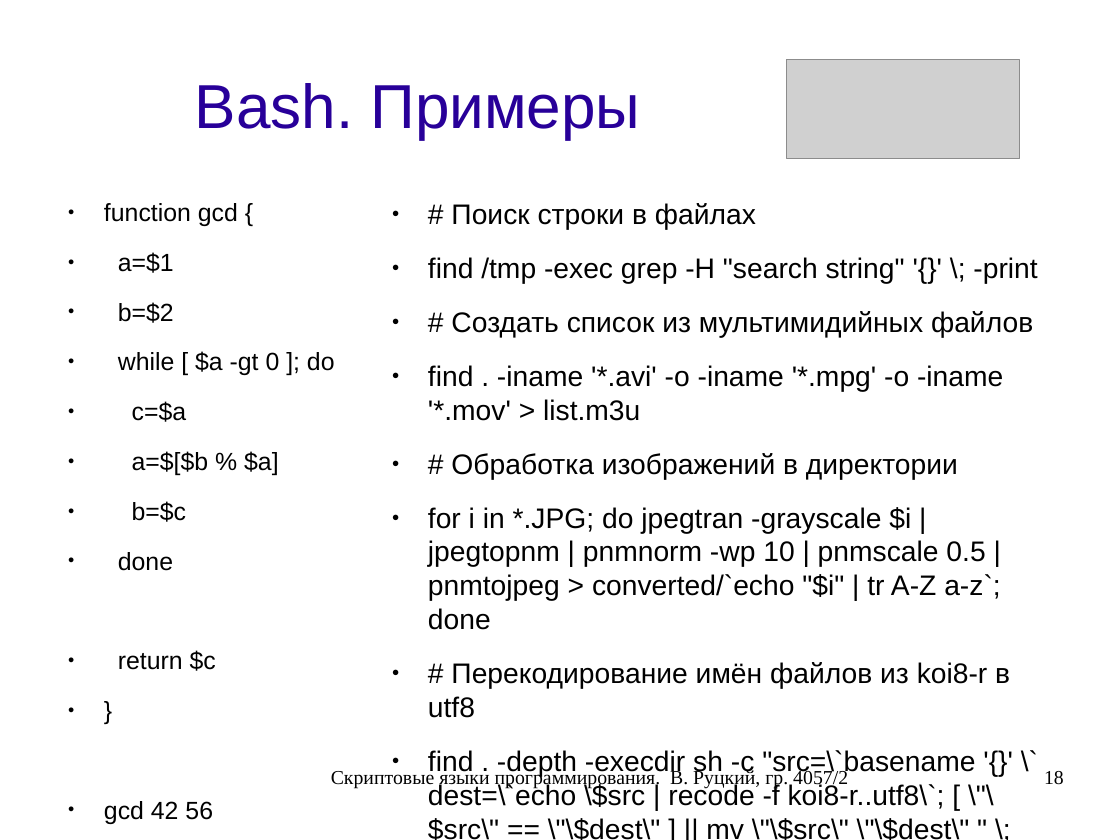
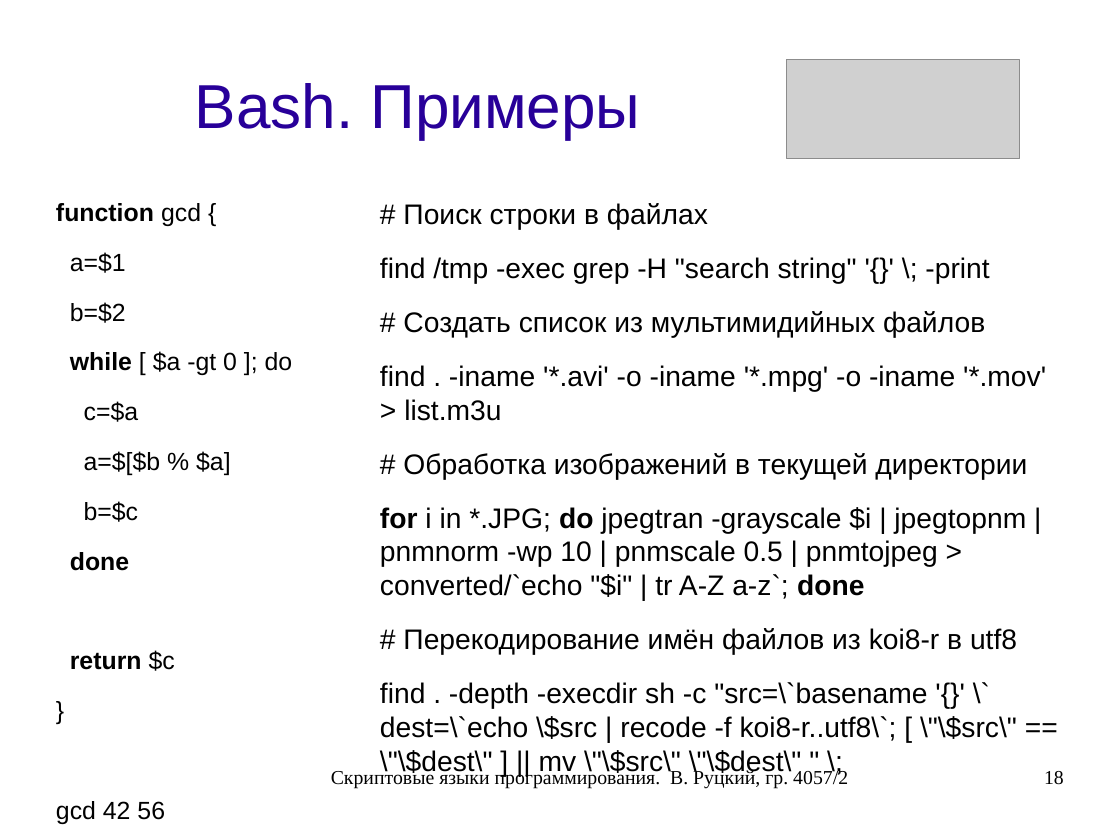
Before and after one commit to rutsky/semester07, a slide deck: slide 18 of Operation_systems/scripting_languages/40572_Rutsky_Scripting_languages.odp. Drawn at 1120x840 pixels with LibreOffice and Linux fonts; fonts in the diff are those of the drawing; grey boxes stand for pictures. Boxes give left, top, right and bottom in pixels: in the first picture for what was removed or moved away, otherwise in the second. Text is boxed around its words. In the diff, an @@ line names an element or a change of style, - is before the commit and + after.

```diff
--- a/Operation_systems/scripting_languages/40572_Rutsky_Scripting_languages.odp
+++ b/Operation_systems/scripting_languages/40572_Rutsky_Scripting_languages.odp
@@ text "function gcd {" at <box>56,203,293,824</box>: bold on in "function", "while", "done", "return" and 1 more places; bullet ● to none @@
@@ text at <box>380,203,1046,741</box>: bold on in "for do done"; bullet ● to none @@
@@ text at <box>403,453,1027,480</box>: text changed @@
-● # Обработка изображений в директории
+# Обработка изображений в текущей директории
```
Also in this commit, not shown: 2 other slides changed, 1 slide added, 3 slides removed.
